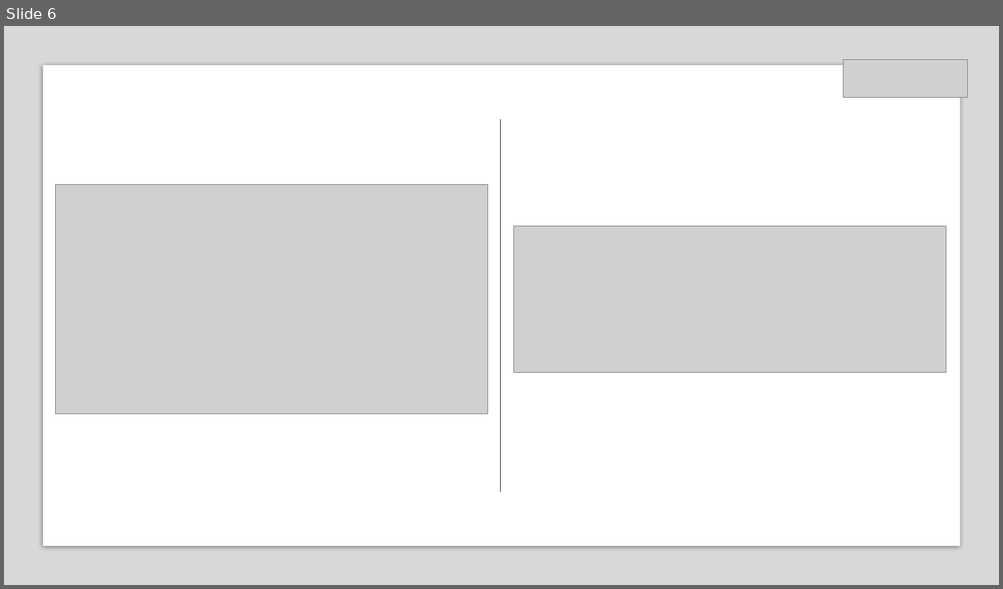
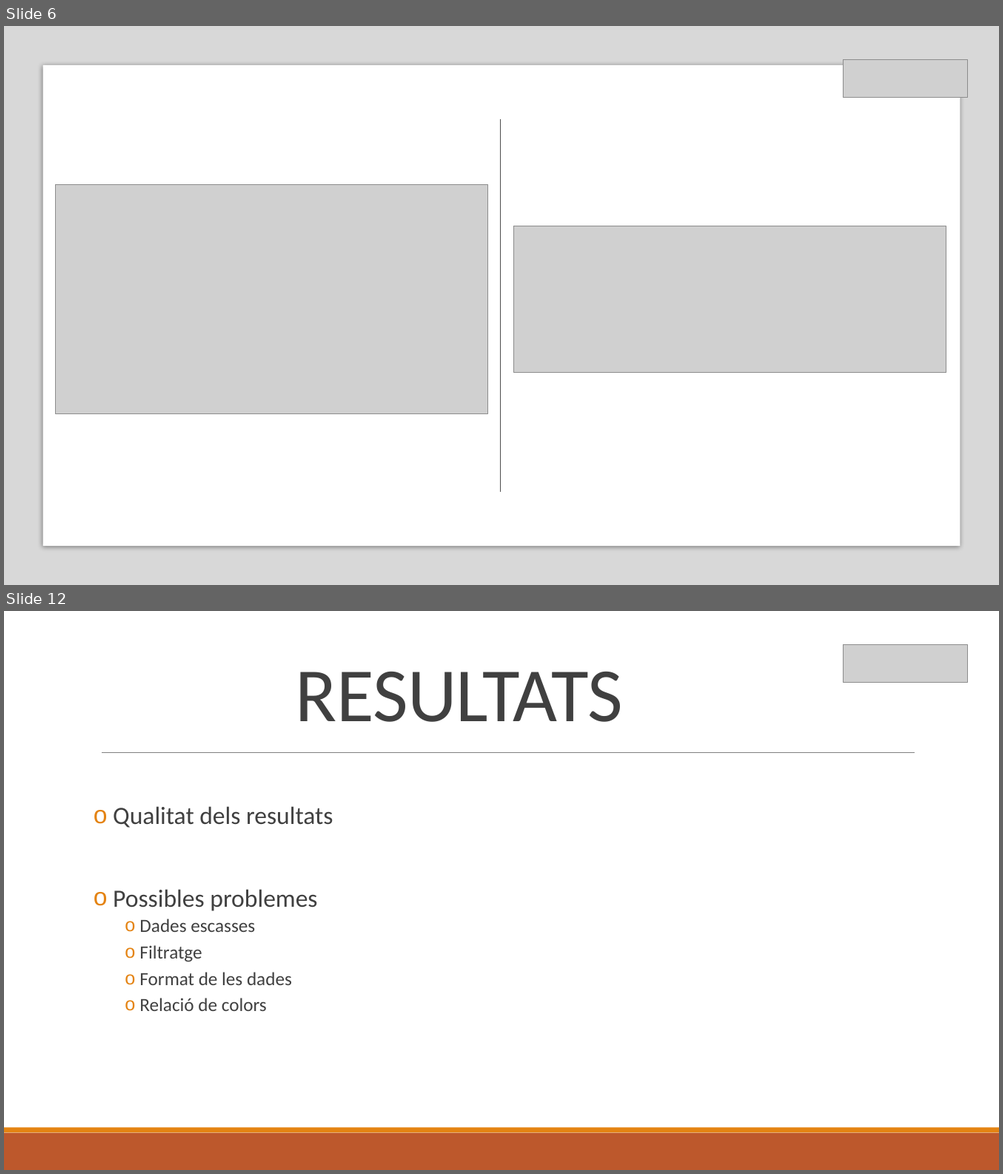
Before and after one commit to MarcFerrerMargarit/RBM_Grid_Generator, a slide deck: Presentation/Presentacio.pptx. Shown one above the other, each under a label of ours: slide 6 before the commit, slides 6 and 12 after it; the slides between them are not shown. The pictures are 1003x589 and 1003x1174 pixels, drawn with LibreOffice and Linux fonts; fonts in the diff are those of the drawing; grey boxes stand for pictures. Boxes give left, top, right and bottom in pixels: in the first picture for what was removed or moved away, otherwise in the second. Text is boxed around its words. In the diff, an @@ line names an element or a change of style, - is before the commit and + after.

```diff
--- a/Presentation/Presentacio.pptx
+++ b/Presentation/Presentacio.pptx
@@ slide 12 added at <box>4,611,999,1170</box>, background #FFFFFF @@
@@ picture added at <box>843,645,967,683</box> @@
@@ title added at <box>296,671,623,722</box>, 74 pt, text #404040 @@
+RESULTATS
@@ line added from (102, 753) to (915, 753), #808080 0.5 pt @@
@@ text added at <box>113,806,333,1011</box>, 18 pt, text #404040 @@
+o Qualitat dels resultats
+o Possibles problemes
+    o Dades escasses
+    o Filtratge
+    o Format de les dades
+    o Relació de colors
@@ rectangle added at <box>4,1133,999,1170</box>, fill #BD582C @@
@@ rectangle added at <box>4,1128,999,1133</box>, fill #E48312 @@
```
Also in this commit, not shown: 1 slide changed, 7 other slides added.
